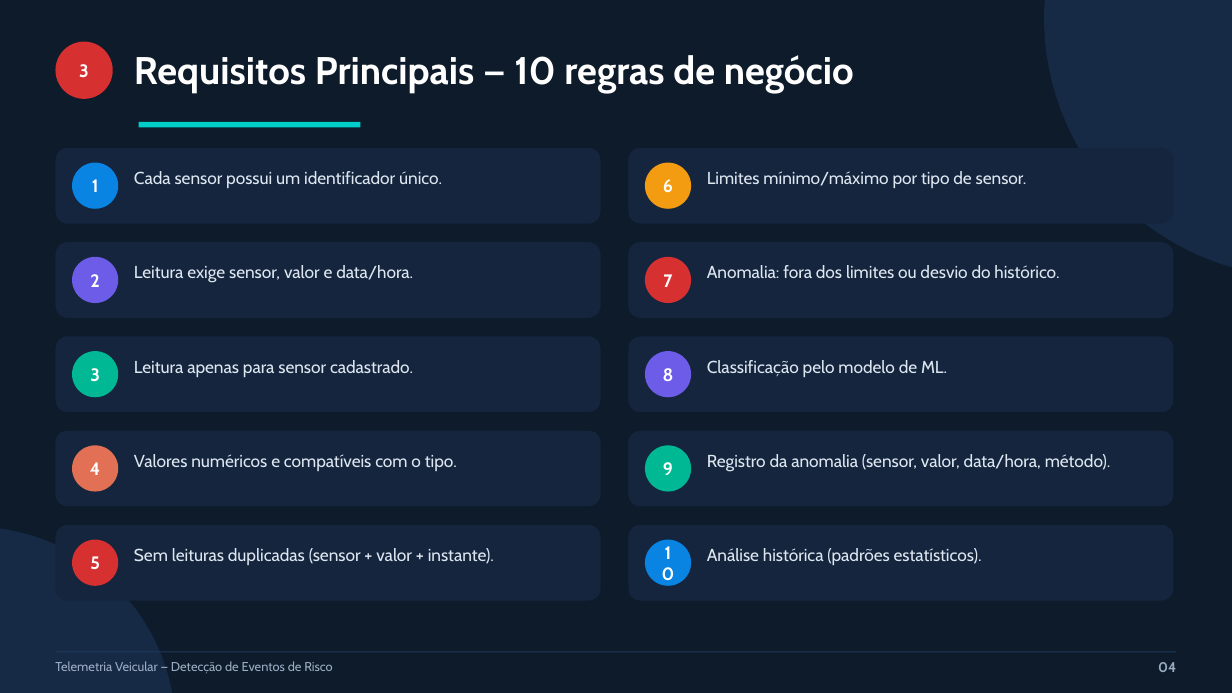
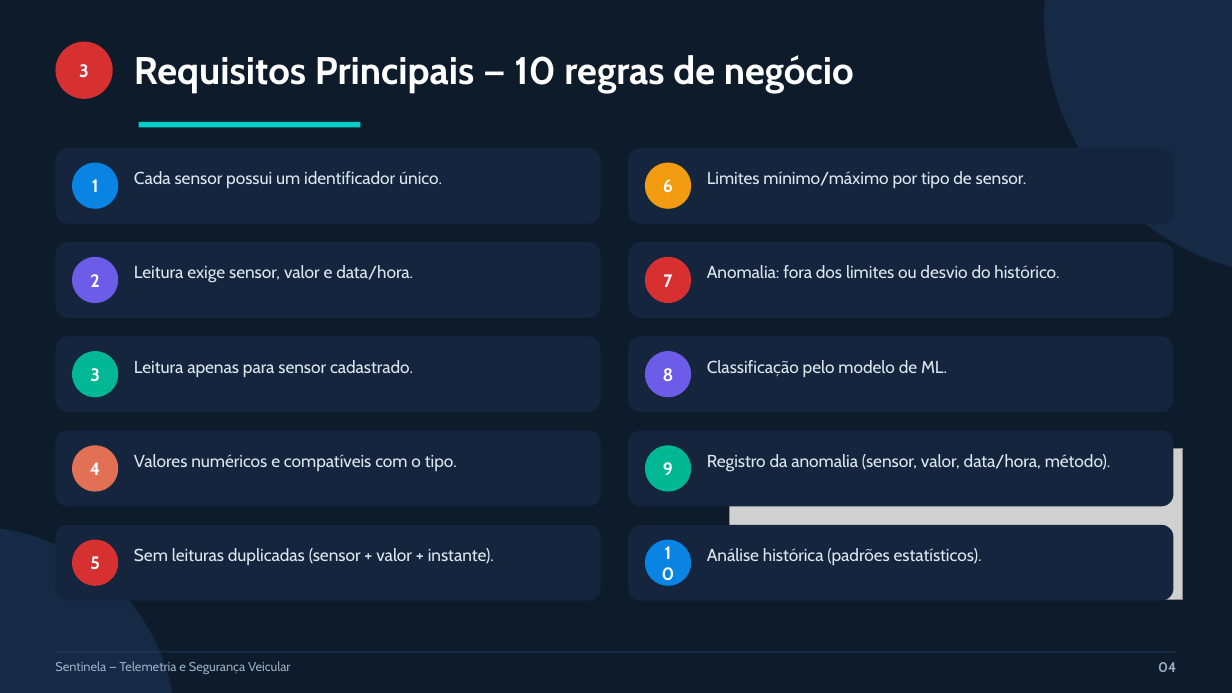
Before and after one commit to joaomauricio22/sensores-iot, a slide deck: slide 4 of apresentacao/slides_pav.pptx. Drawn at 1232x693 pixels with LibreOffice and Linux fonts; fonts in the diff are those of the drawing; grey boxes stand for pictures. Boxes give left, top, right and bottom in pixels: in the first picture for what was removed or moved away, otherwise in the second. Text is boxed around its words. In the diff, an @@ line names an element or a change of style, - is before the commit and + after.

Commit message:
Sentinela: logo, icone, splash, marca d'agua e tema explicito nos slides

```diff
--- a/apresentacao/slides_pav.pptx
+++ b/apresentacao/slides_pav.pptx
@@ picture added at (730, 448, 1183, 599) @@
@@ text at (55, 661, 290, 674): text changed @@
-Telemetria Veicular — Detecção de Eventos de Risco
+Sentinela — Telemetria e Segurança Veicular
```
Also in this commit, not shown: 15 other slides changed, 20 other files.
